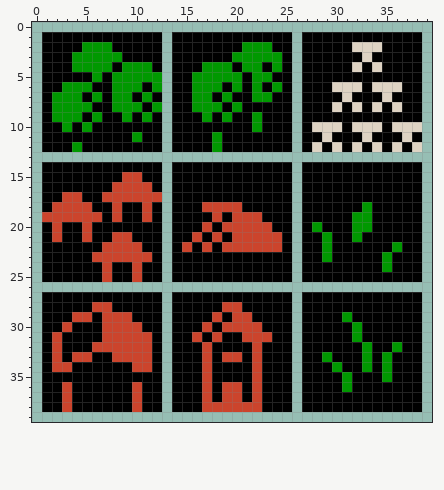
Pixel-art sprite -- resources/world.png. The picture above was drawn from the file before the commit.
The file is 40x40 pixels.
The result:
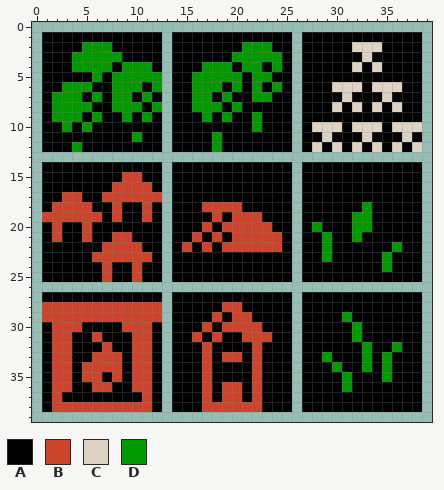
Palette (. is transparent): A #000000  B #cc442c  C #ded3c3  D #009900
Changes in this commit:
The author changed colour B to colour A in row 30 at x 7 to 8; in row 31 at x 7 to 9; in row 32 at x 6 and 8 to 9; in row 33 at x 4 to 5 and 9; in row 37 at x 3 and 10.
The author changed colour A to colour B in row 28 at x 1 to 5 and 8 to 12; in row 29 at x 1 to 3, 6 and 10 to 12; in row 30 at x 2, 4 and 11; in row 31 at x 3 and 6; in row 32 at x 3; in row 33 at x 3 and 6 to 7.
The author changed colour A to colour B in row 34 at x 5 to 8; in row 35 at x 2 to 3, 5 to 6, 8 and 10 to 11; in row 36 at x 2, 6 to 7 and 11; in row 37 at x 2 and 11; in row 38 at x 2, 4 to 9 and 11.
Pixel boxes of the changes (left, top, right, bottom) in both pictures:
changed: (42, 302, 162, 412)
